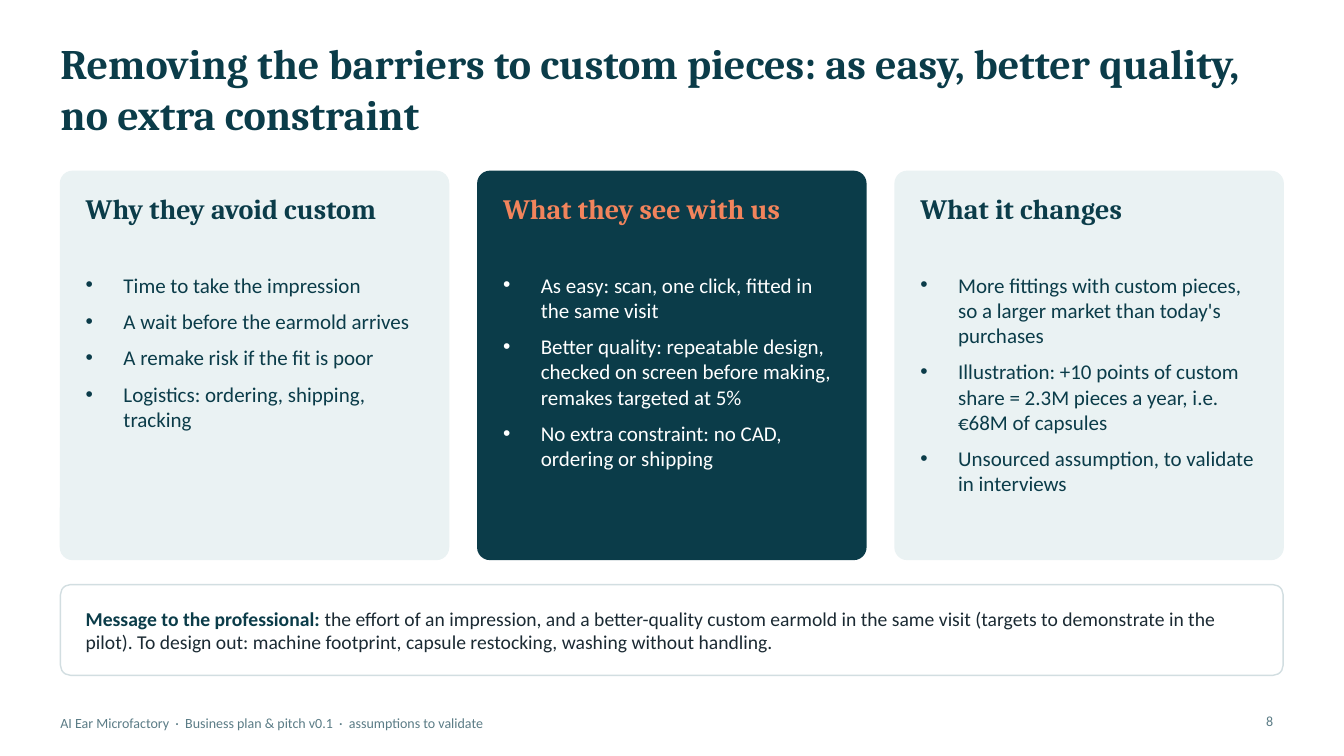
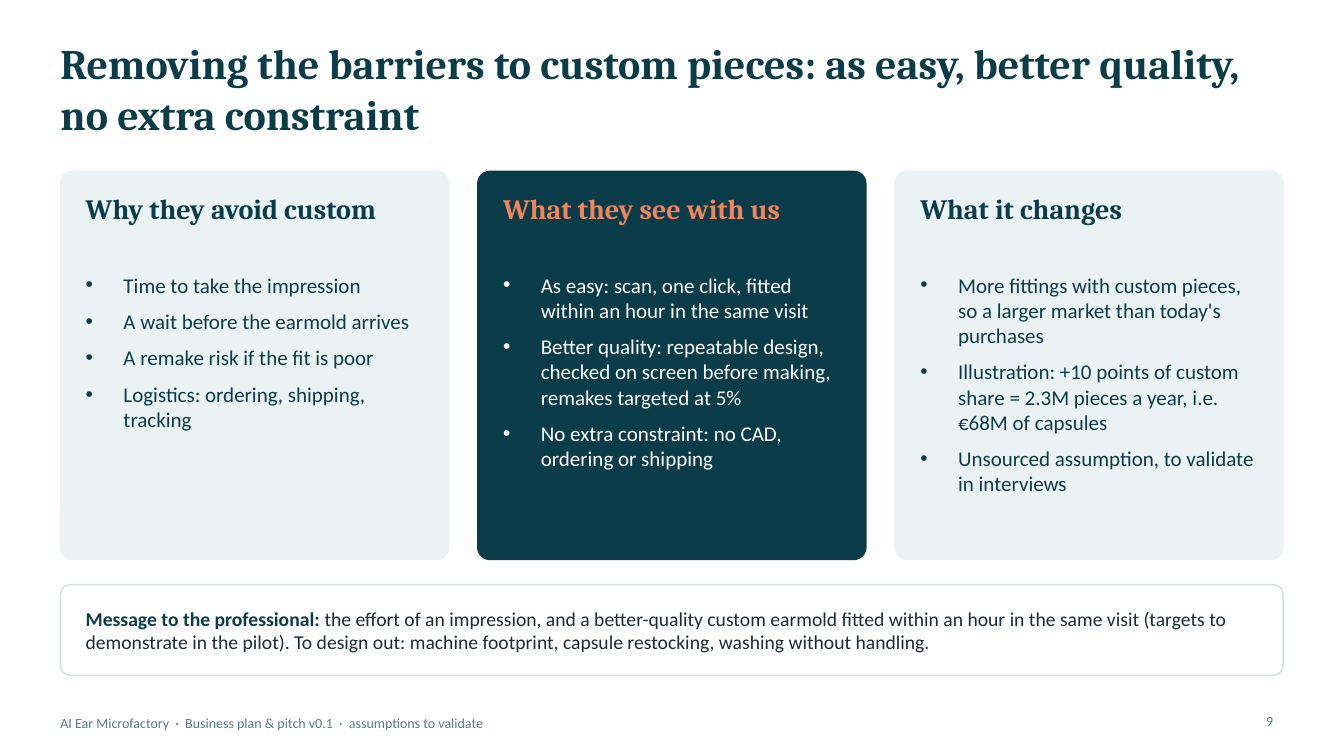
Before and after one commit to kreuille/Symphony_reborn, a slide deck: slide 9 of business/AI_Ear_Microfactory_Pitch_EN.pptx (slide 8 before the commit). Drawn at 1344x756 pixels with LibreOffice and Linux fonts; fonts in the diff are those of the drawing. Boxes give left, top, right and bottom in pixels: in the first picture for what was removed or moved away, otherwise in the second. Text is boxed around its words. In the diff, an @@ line names an element or a change of style, - is before the commit and + after.

```diff
--- a/business/AI_Ear_Microfactory_Pitch_EN.pptx
+++ b/business/AI_Ear_Microfactory_Pitch_EN.pptx
@@ text at (541,278,808,318): text changed @@
-• As easy: scan, one click, fitted in the same visit
+• As easy: scan, one click, fitted within an hour in the same visit
@@ text at (86,612,1226,653): text changed @@
-Message to the professional: the effort of an impression, and a better-quality custom earmold in the same visit (targets to demonstrate in the pilot). To design out: machine footprint, capsule restocking, washing without handling.
+Message to the professional: the effort of an impression, and a better-quality custom earmold fitted within an hour in the same visit (targets to demonstrate in the pilot). To design out: machine footprint, capsule restocking, washing without handling.
@@ page number at (1266,717,1273,726): text changed @@
-8
+9
```
Also in this commit, not shown: 9 other slides changed, 1 slide added, 5 other files.
